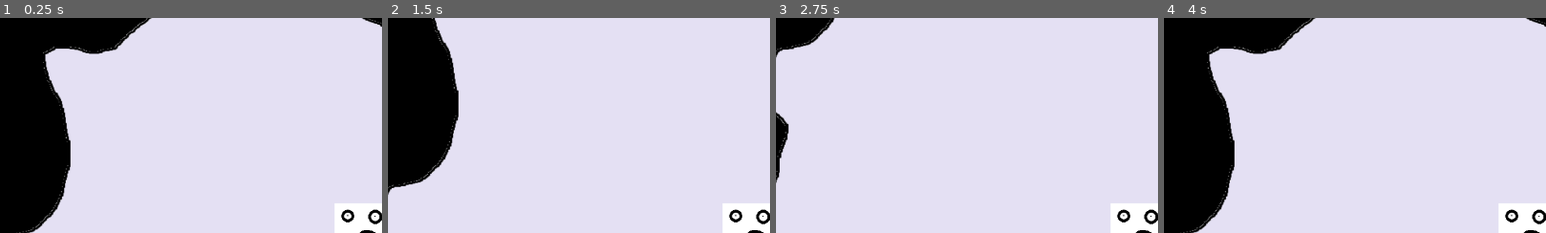
Above: before the commit, frames 1-4 (left to right).
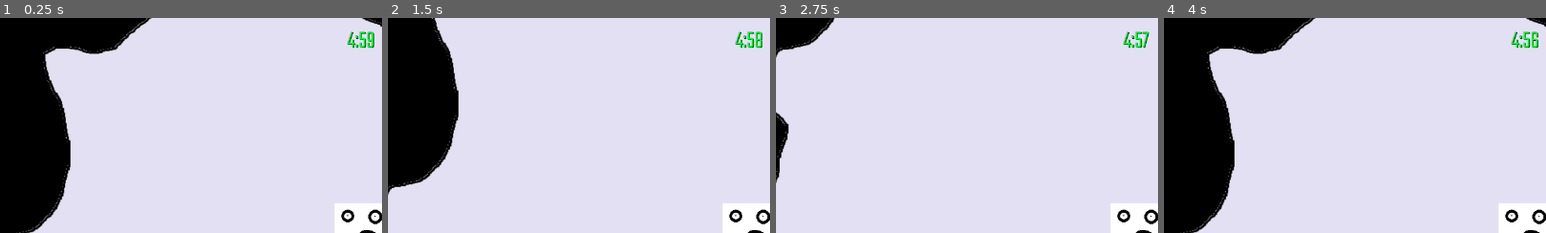
Above: after the commit, the same moments.

Repository: rwyndrum4/MENDAX
Game: Godot game, scene res://Scenes/startArea/EntrySpace.tscn
Two runs of this game, one before a commit and one after it. Both use one fixed random seed, a clock stepped at 60 frames per second and the inputs below. This scene is started directly instead of the project's main scene.
Inputs:
- Up to frame 1 (0.25 s): no input
- Up to frame 2 (1.5 s): tap Enter (ui_accept) at 0.5, 0.6, 0.77, 1.07, 1.25, 1.35 s; hold E (ui_tab_right) 0.53-1.28 s; hold Down (ui_down) from 1.28 s (still down)
- Up to frame 3 (2.75 s): tap Enter (ui_accept) at 1.52, 1.82, 2.1 s; release Down (ui_down) at 2.03 s; hold E (ui_tab_right) from 2.03 s (still down)
- Up to frame 4 (4 s): tap Enter (ui_accept) at 2.75, 2.85, 3.02, 3.32, 3.6, 3.77 s; release E (ui_tab_right) at 2.78 s; hold Up (ui_up) 2.78-3.53 s; hold Q (ui_tab_left) from 3.53 s (still down)
The pictures show only the part of the screen within x 2-52%, y 0-50%; the shares and areas given below are measured in that part.

The runs differ from the first frame. In frame 1, 0.4% of the frame differs, in the area x 90-98%, y 6-15%; in frame 2, 0.4%; in frame 3, 0.3%; in frame 4, 0.3%.

Commit message:
Adding menus and timer -Menu can now be opened and used outside of the main menu -Reorganized menu code so that code to control the settigns is acutally inside the settings code -Added an initial timer to the entryScence into the cave (5 minute timer)

Diff:
--- a/game/Scenes/SettingsMenu/settingsMenu.gd
+++ b/game/Scenes/SettingsMenu/settingsMenu.gd
@@ -63,6 +63,9 @@
 	#instancing Mouse Sens
 	mouseSlider.value = Save.game_data.mouse_sens
 
+func _process(_delta): #change to delta if using
+	change_settings_tabs()
+
 """
 /*
 * @pre called when the display options dropdown options are pressed
@@ -175,3 +178,39 @@
 """
 func _on_SfxVolSlider_value_changed(value):
 	GlobalSettings.update_volume(SFX_VOLUME,value)
+
+
+func _on_quitButton_pressed():
+	get_tree().quit()
+
+"""
+/*
+* @pre called when you someone changes settings tabs with keyboard
+* @post changes current tab
+* @param None
+* @return None
+*/
+"""
+func change_settings_tabs():
+	var tab: TabContainer = $SettingsTabs
+	var current = tab.current_tab
+	#detecting right
+	if Input.is_action_just_released("ui_tab_right",false):
+		if current < 3:
+			tab.current_tab += 1
+			grab_button(tab.current_tab)
+	#detecting left
+	if Input.is_action_just_released("ui_tab_left",false):
+		if current > 0:
+			tab.current_tab -= 1
+			grab_button(tab.current_tab)
+
+func grab_button(current_tab):
+	if current_tab == 0:
+		get_node("SettingsTabs/Video/MarginContainer/videoSettings/DisplayOptionsButton").grab_focus()
+	elif current_tab == 1:
+		get_node("SettingsTabs/Audio/MarginContainer/audioSettings/MasterVol/MasterVolSlider").grab_focus()
+	elif current_tab == 2:
+		get_node("SettingsTabs/Gameplay/GameplaySettings/audioSettings/MouseSense/MouseSensSlider").grab_focus()
+	elif current_tab == 3:
+		get_node("SettingsTabs/Exit/exitSettings/GridContainer/quitButton").grab_focus()
--- a/game/Scenes/SettingsMenu/settingsMenu.tscn
+++ b/game/Scenes/SettingsMenu/settingsMenu.tscn
@@ -42,7 +42,7 @@
 
 [node name="DisplayModeLabel" type="Label" parent="SettingsTabs/Video/MarginContainer/videoSettings"]
 margin_top = 3.0
-margin_right = 206.0
+margin_right = 87.0
 margin_bottom = 17.0
 text = "Display Mode"
 
@@ -57,7 +57,7 @@
 
 [node name="VsyncLabel" type="Label" parent="SettingsTabs/Video/MarginContainer/videoSettings"]
 margin_top = 48.0
-margin_right = 206.0
+margin_right = 87.0
 margin_bottom = 62.0
 text = "Vsync"
 
@@ -70,7 +70,7 @@
 
 [node name="DisplayFpsLabel" type="Label" parent="SettingsTabs/Video/MarginContainer/videoSettings"]
 margin_top = 103.0
-margin_right = 206.0
+margin_right = 87.0
 margin_bottom = 117.0
 text = "Display FPS"
 
@@ -83,7 +83,7 @@
 
 [node name="MaxFpsLabel" type="Label" parent="SettingsTabs/Video/MarginContainer/videoSettings"]
 margin_top = 146.0
-margin_right = 206.0
+margin_right = 87.0
 margin_bottom = 160.0
 text = "Max FPS"
 
@@ -113,7 +113,7 @@
 
 [node name="BloomLabel" type="Label" parent="SettingsTabs/Video/MarginContainer/videoSettings"]
 margin_top = 189.0
-margin_right = 206.0
+margin_right = 87.0
 margin_bottom = 203.0
 text = "Bloom"
 
@@ -126,7 +126,7 @@
 
 [node name="BrightnessLabel" type="Label" parent="SettingsTabs/Video/MarginContainer/videoSettings"]
 margin_top = 231.0
-margin_right = 206.0
+margin_right = 87.0
 margin_bottom = 262.0
 text = "Brightness
 "
@@ -175,7 +175,7 @@
 columns = 2
 
 [node name="MasterVolLabel" type="Label" parent="SettingsTabs/Audio/MarginContainer/audioSettings"]
-margin_right = 206.0
+margin_right = 97.0
 margin_bottom = 31.0
 text = "Master Volume
 "
@@ -198,7 +198,7 @@
 
 [node name="MusicValLabel" type="Label" parent="SettingsTabs/Audio/MarginContainer/audioSettings"]
 margin_top = 47.0
-margin_right = 206.0
+margin_right = 97.0
 margin_bottom = 61.0
 text = "Music Volume"
 
@@ -221,7 +221,7 @@
 
 [node name="SfxVolLabel" type="Label" parent="SettingsTabs/Audio/MarginContainer/audioSettings"]
 margin_top = 77.0
-margin_right = 206.0
+margin_right = 97.0
 margin_bottom = 108.0
 text = "SFX Volume
 "
@@ -297,6 +297,28 @@
 max_value = 3.0
 step = 0.01
 value = 0.1
+
+[node name="Exit" type="Tabs" parent="SettingsTabs"]
+visible = false
+anchor_right = 1.0
+anchor_bottom = 1.0
+margin_left = 4.0
+margin_top = 32.0
+margin_right = -4.0
+margin_bottom = -4.0
+
+[node name="exitSettings" type="MarginContainer" parent="SettingsTabs/Exit"]
+margin_right = 40.0
+margin_bottom = 40.0
+
+[node name="GridContainer" type="GridContainer" parent="SettingsTabs/Exit/exitSettings"]
+margin_right = 82.0
+margin_bottom = 40.0
+
+[node name="quitButton" type="Button" parent="SettingsTabs/Exit/exitSettings/GridContainer"]
+margin_right = 40.0
+margin_bottom = 20.0
+text = "Quit Game"
 
 [connection signal="item_selected" from="SettingsTabs/Video/MarginContainer/videoSettings/DisplayOptionsButton" to="." method="_on_DisplayOptionsButton_item_selected"]
 [connection signal="toggled" from="SettingsTabs/Video/MarginContainer/videoSettings/VsyncButton" to="." method="_on_VsyncButton_toggled"]
@@ -308,3 +330,4 @@
 [connection signal="value_changed" from="SettingsTabs/Audio/MarginContainer/audioSettings/MusicVal/MusicVolSlider" to="." method="_on_MusicVolSlider_value_changed"]
 [connection signal="value_changed" from="SettingsTabs/Audio/MarginContainer/audioSettings/SfxVol/SfxVolSlider" to="." method="_on_SfxVolSlider_value_changed"]
 [connection signal="value_changed" from="SettingsTabs/Gameplay/GameplaySettings/audioSettings/MouseSense/MouseSensSlider" to="." method="_on_MouseSensSlider_value_changed"]
+[connection signal="pressed" from="SettingsTabs/Exit/exitSettings/GridContainer/quitButton" to="." method="_on_quitButton_pressed"]
--- a/game/Scenes/mainMenu/mainMenu.gd
+++ b/game/Scenes/mainMenu/mainMenu.gd
@@ -50,8 +50,7 @@
 */
 """
 func _process(_delta): #if you want to use delta, then change it to delta
-	if settingsMenu.is_visible_in_tree():
-		change_settings_tabs()
+	pass
 
 """
 /*
@@ -145,33 +144,3 @@
 		rng.randomize()
 		var randomAlphabetIndex = rng.randi_range(0, 25)
 		return randomAlphabetIndex
-
-"""
-/*
-* @pre called when you someone changes settings tabs with keyboard
-* @post changes current tab
-* @param None
-* @return None
-*/
-"""
-func change_settings_tabs():
-	var tab: TabContainer = settingsMenu.get_node("SettingsTabs")
-	var current = tab.current_tab
-	#detecting right
-	if Input.is_action_just_released("ui_tab_right",false):
-		if current < 2:
-			tab.current_tab += 1
-			grab_button(tab.current_tab)
-	#detecting left
-	if Input.is_action_just_released("ui_tab_left",false):
-		if current > 0:
-			tab.current_tab -= 1
-			grab_button(tab.current_tab)
-
-func grab_button(current_tab):
-	if current_tab == 0:
-		settingsMenu.get_node("SettingsTabs/Video/MarginContainer/videoSettings/DisplayOptionsButton").grab_focus()
-	elif current_tab == 1:
-		settingsMenu.get_node("SettingsTabs/Audio/MarginContainer/audioSettings/MasterVol/MasterVolSlider").grab_focus()
-	elif current_tab == 2:
-		settingsMenu.get_node("SettingsTabs/Gameplay/GameplaySettings/audioSettings/MouseSense/MouseSensSlider").grab_focus()
--- /dev/null
+++ b/game/Scenes/startArea/EntrySpace.gd
@@ -0,0 +1,48 @@
+extends Control
+
+# Member Variables
+var in_menu = false
+onready var settingsMenu = $GUI/SettingsMenu
+onready var myTimer: Timer = $GUI/Timer
+onready var timerText: Label = $GUI/Timer/timerText
+
+# Called when the node enters the scene tree for the first time.
+func _ready():
+	myTimer.start(300)
+
+
+# Called every frame. 'delta' is the elapsed time since the previous frame.
+func _process(_delta): #change to delta if used
+	check_settings()
+	timerText.text = convert_time(myTimer.time_left)
+
+
+"""
+/*
+* @pre Called for every frame inside process function
+* @post Opens and closes settings when escape is pressed
+* @param None
+* @return None
+*/
+"""
+func check_settings():
+	if Input.is_action_just_pressed("ui_cancel",false) and not in_menu:
+		settingsMenu.popup_centered_ratio()
+		in_menu = true
+	elif Input.is_action_just_pressed("ui_cancel",false) and in_menu:
+		settingsMenu.hide()
+		in_menu = false
+
+"""
+/*
+* @pre Called when need to convert seconds to MIN:SEC format
+* @post Returns string of current time
+* @param time_in -> float
+* @return String (text of current time left)
+*/
+"""
+func convert_time(time_in:float) -> String:
+	var rounded_time = int(time_in)
+	var minutes: int = rounded_time/60
+	var seconds: int = rounded_time - (minutes*60)
+	return str(minutes,":",seconds)
--- a/game/Scenes/startArea/EntrySpace.tscn
+++ b/game/Scenes/startArea/EntrySpace.tscn
@@ -1,12 +1,20 @@
-[gd_scene load_steps=5 format=2]
+[gd_scene load_steps=9 format=2]
 
 [ext_resource path="res://Assets/EntryAreaBackground.png" type="Texture" id=1]
 [ext_resource path="res://Scenes/startArea/PlayerCursor.gd" type="Script" id=2]
 [ext_resource path="res://Assets/playerCursor.png" type="Texture" id=3]
+[ext_resource path="res://Scenes/startArea/EntrySpace.gd" type="Script" id=4]
+[ext_resource path="res://Scenes/SettingsMenu/settingsMenu.tscn" type="PackedScene" id=5]
+[ext_resource path="res://Assets/Teko-Light.ttf" type="DynamicFontData" id=6]
 
 [sub_resource type="RectangleShape2D" id=1]
 
+[sub_resource type="DynamicFont" id=2]
+size = 40
+font_data = ExtResource( 6 )
+
 [node name="EntrySpace" type="Control"]
+script = ExtResource( 4 )
 
 [node name="TextureRect" type="TextureRect" parent="."]
 anchor_right = 1.0
@@ -27,7 +35,6 @@
 
 [node name="Camera2D" type="Camera2D" parent="PlayerCursor"]
 position = Vector2( 2.1297, 0 )
-scale = Vector2( 1, 1 )
 current = true
 
 [node name="Sprite" type="Sprite" parent="PlayerCursor"]
@@ -48,3 +55,26 @@
 
 [node name="CollisionPolygon2D3" type="CollisionPolygon2D" parent="StaticBody2D"]
 polygon = PoolVector2Array( 912, 1560, 912, 1488, 936, 1440, 984, 1408, 1136, 1360, 1312, 1304, 1304, 1256, 1240, 1256, …(328 unchanged characters)…
+
+[node name="GUI" type="CanvasLayer" parent="."]
+
+[node name="SettingsMenu" parent="GUI" instance=ExtResource( 5 )]
+anchor_left = 0.5
+anchor_top = 0.5
+anchor_right = 0.5
+anchor_bottom = 0.5
+margin_left = -640.0
+margin_top = -360.0
+margin_right = -640.0
+margin_bottom = -360.0
+
+[node name="Timer" type="Timer" parent="GUI"]
+
+[node name="timerText" type="Label" parent="GUI/Timer"]
+margin_left = 612.0
+margin_top = 10.0
+margin_right = 656.0
+margin_bottom = 68.0
+custom_colors/font_color = Color( 0, 1, 0.203922, 1 )
+custom_colors/font_color_shadow = Color( 0, 0, 0, 1 )
+custom_fonts/font = SubResource( 2 )
--- a/game/Scenes/startArea/startArea.gd
+++ b/game/Scenes/startArea/startArea.gd
@@ -3,7 +3,9 @@
 
 # Member Variables:
 var in_cave = false
+var in_menu = false
 onready var instructions: Label = $enterDirections
+onready var settingsMenu = $SettingsMenu
 
 
 """
@@ -26,6 +28,7 @@
 */
 """
 func _process(_delta): #change to delta if using it
+	check_settings()
 	if in_cave:
 		if Input.is_action_just_pressed("ui_accept",false):
 			# warning-ignore:return_value_discarded
@@ -54,3 +57,19 @@
 func _on_Area2D_body_exited(_body: PhysicsBody2D): #change to body if want to use
 	in_cave = false
 	instructions.hide()
+
+"""
+/*
+* @pre Called for every frame inside process function
+* @post Opens and closes settings when escape is pressed
+* @param None
+* @return None
+*/
+"""
+func check_settings():
+	if Input.is_action_just_pressed("ui_cancel",false) and not in_menu:
+		settingsMenu.popup_centered()
+		in_menu = true
+	elif Input.is_action_just_pressed("ui_cancel",false) and in_menu:
+		settingsMenu.hide()
+		in_menu = false
--- a/game/Scenes/startArea/startArea.tscn
+++ b/game/Scenes/startArea/startArea.tscn
@@ -1,9 +1,10 @@
-[gd_scene load_steps=7 format=2]
+[gd_scene load_steps=8 format=2]
 
 [ext_resource path="res://Assets/mainMenuBG.png" type="Texture" id=1]
 [ext_resource path="res://Scenes/startArea/startArea.gd" type="Script" id=2]
 [ext_resource path="res://Assets/playerCursor.png" type="Texture" id=3]
 [ext_resource path="res://Scenes/startArea/PlayerCursor.gd" type="Script" id=4]
+[ext_resource path="res://Scenes/settingsMenu/settingsMenu.tscn" type="PackedScene" id=5]
 
 [sub_resource type="RectangleShape2D" id=1]
 
@@ -56,11 +57,11 @@
 position = Vector2( 0, 784 )
 polygon = PoolVector2Array( 0, 0, 0, -64, 1280, -64, 1280, -64, 1280, 0 )
 
-[node name="Area2D" type="Area2D" parent="."]
+[node name="enterCaveArea" type="Area2D" parent="."]
 position = Vector2( 1082, 590 )
 scale = Vector2( 0.939095, 1.00174 )
 
-[node name="CollisionShape2D" type="CollisionShape2D" parent="Area2D"]
+[node name="CollisionShape2D" type="CollisionShape2D" parent="enterCaveArea"]
 position = Vector2( -833.764, -232.865 )
 rotation = -0.293881
 scale = Vector2( 18.0683, 5.04571 )
@@ -77,5 +78,7 @@
 go in cave"
 align = 1
 
-[connection signal="body_entered" from="Area2D" to="." method="_on_Area2D_body_entered"]
-[connection signal="body_exited" from="Area2D" to="." method="_on_Area2D_body_exited"]
+[node name="SettingsMenu" parent="." instance=ExtResource( 5 )]
+
+[connection signal="body_entered" from="enterCaveArea" to="." method="_on_Area2D_body_entered"]
+[connection signal="body_exited" from="enterCaveArea" to="." method="_on_Area2D_body_exited"]
